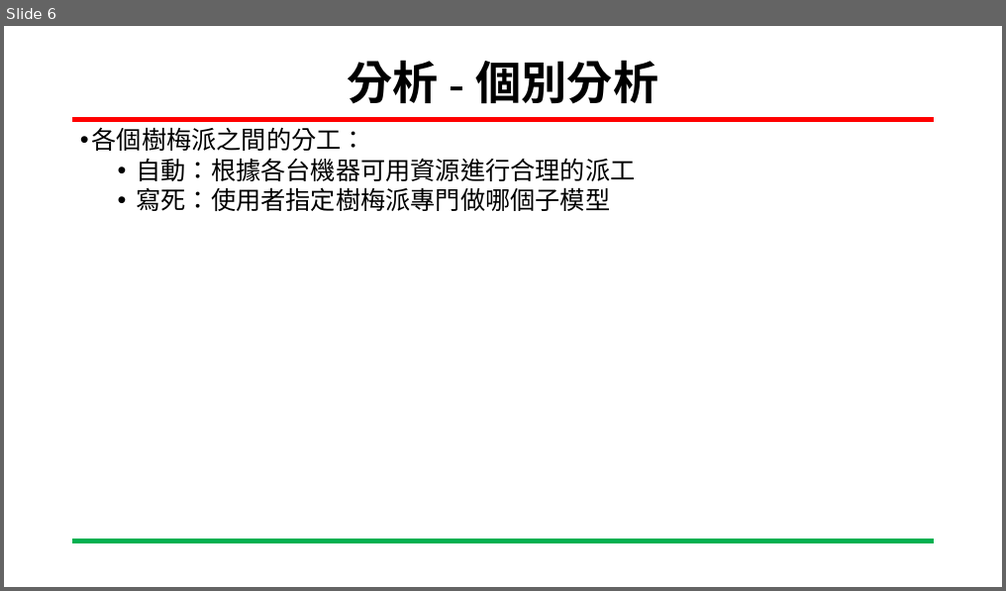
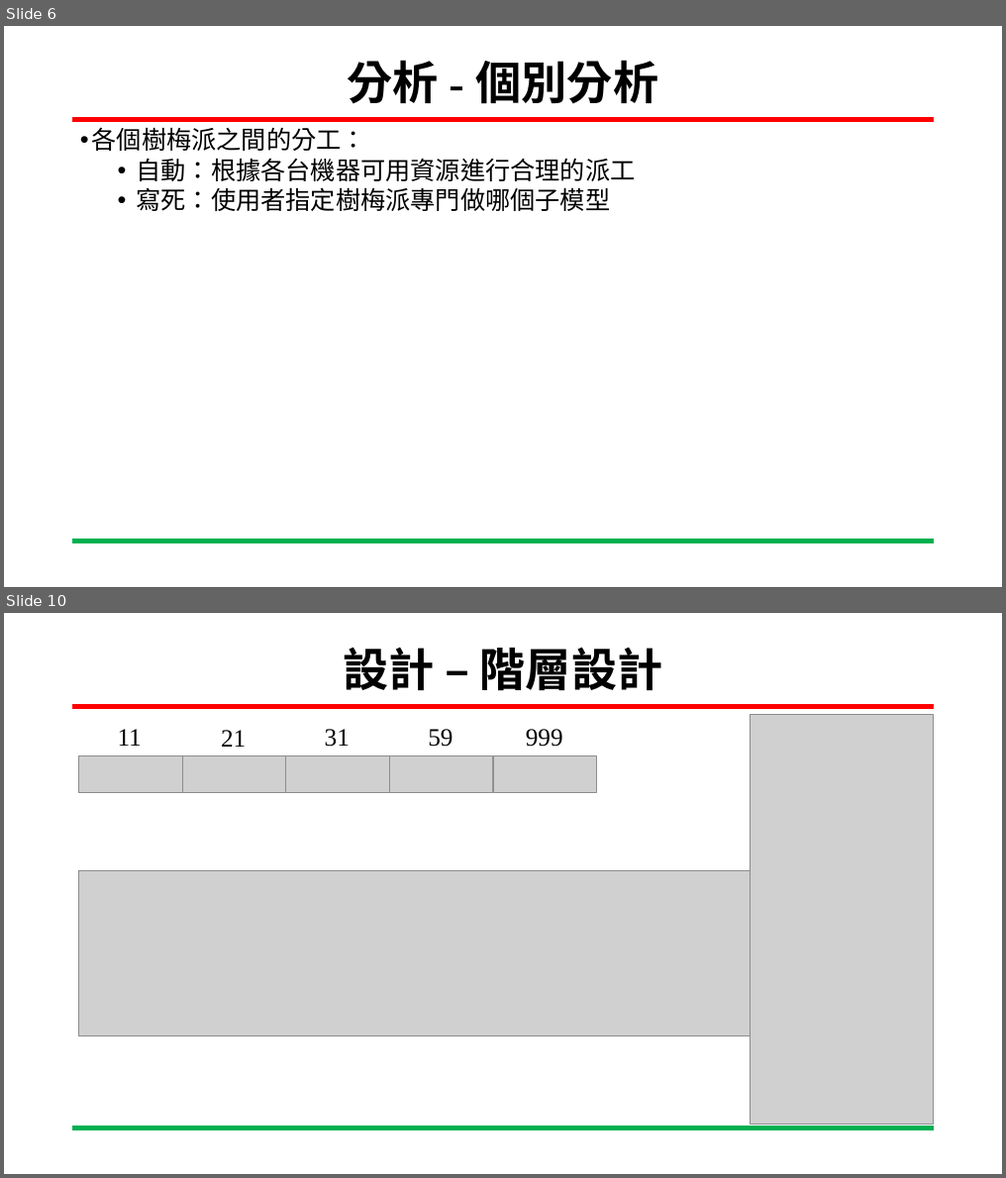
Before and after one commit to YUXING-LEE/image_process, a slide deck: final/基於分散式網路架構訓練階層式分類模型.pptx. Shown one above the other, each under a label of ours: slide 6 before the commit, slides 6 and 10 after it; the slides between them are not shown. The pictures are 1006x591 and 1006x1178 pixels, drawn with LibreOffice and Linux fonts; fonts in the diff are those of the drawing; grey boxes stand for pictures; background and template pictures are left out. Boxes give left, top, right and bottom in pixels: in the first picture for what was removed or moved away, otherwise in the second. Text is boxed around its words. In the diff, an @@ line names an element or a change of style, - is before the commit and + after.

```diff
--- a/final/基於分散式網路架構訓練階層式分類模型.pptx
+++ b/final/基於分散式網路架構訓練階層式分類模型.pptx
@@ slide 10 added at box(4, 613, 1002, 1174), background #FFFFFF; not listed: 2 template elements that a slide beside it also shows @@
@@ title added at box(343, 647, 663, 691), 44 pt, text #000000, bold @@
+設計 – 階層設計
@@ text added at box(118, 729, 142, 746), 24 pt, text #000000 @@
+11
@@ text added at box(221, 730, 246, 747), 24 pt, text #000000 @@
+21
@@ text added at box(325, 729, 350, 747), 24 pt, text #000000 @@
+31
@@ text added at box(428, 729, 452, 747), 24 pt, text #000000 @@
+59
@@ text added at box(526, 729, 563, 747), 24 pt, text #000000 @@
+999
@@ picture added at box(750, 715, 934, 1124) @@
@@ picture added at box(79, 756, 182, 792) @@
@@ picture added at box(182, 756, 285, 792) @@
@@ picture added at box(286, 756, 389, 792) @@
@@ picture added at box(389, 756, 493, 792) @@
@@ picture added at box(493, 756, 596, 792) @@
@@ picture added at box(79, 871, 750, 1036) @@
```
Also in this commit, not shown: 1 slide changed, 5 other slides added, 2 other files.
